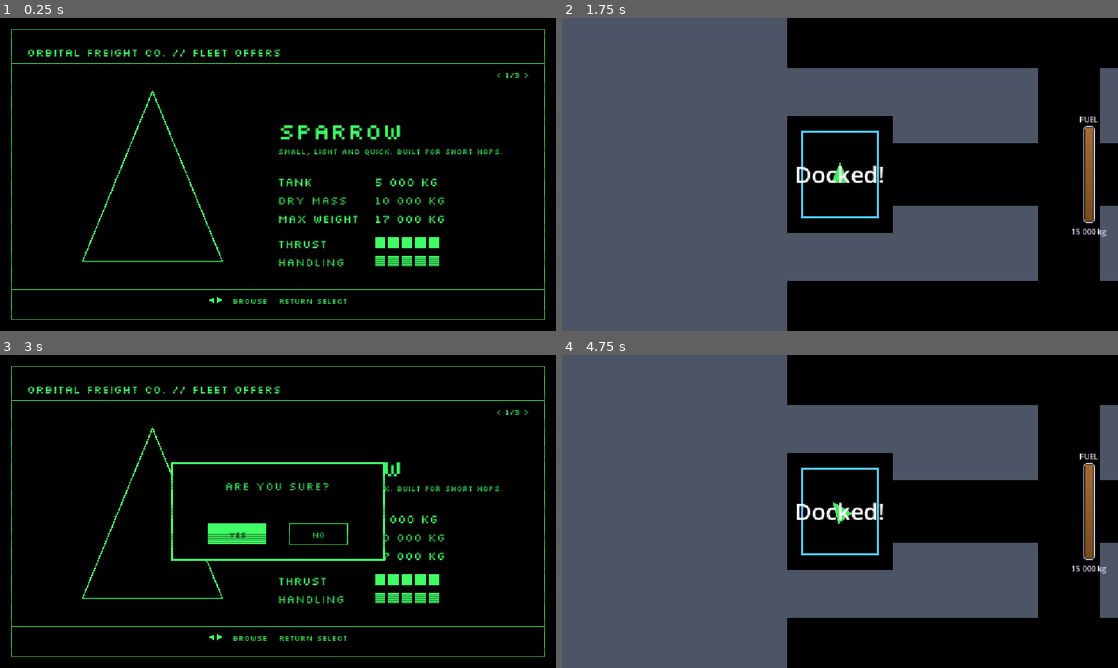
Above: before the commit, frames 1-4 (two rows, left to right).
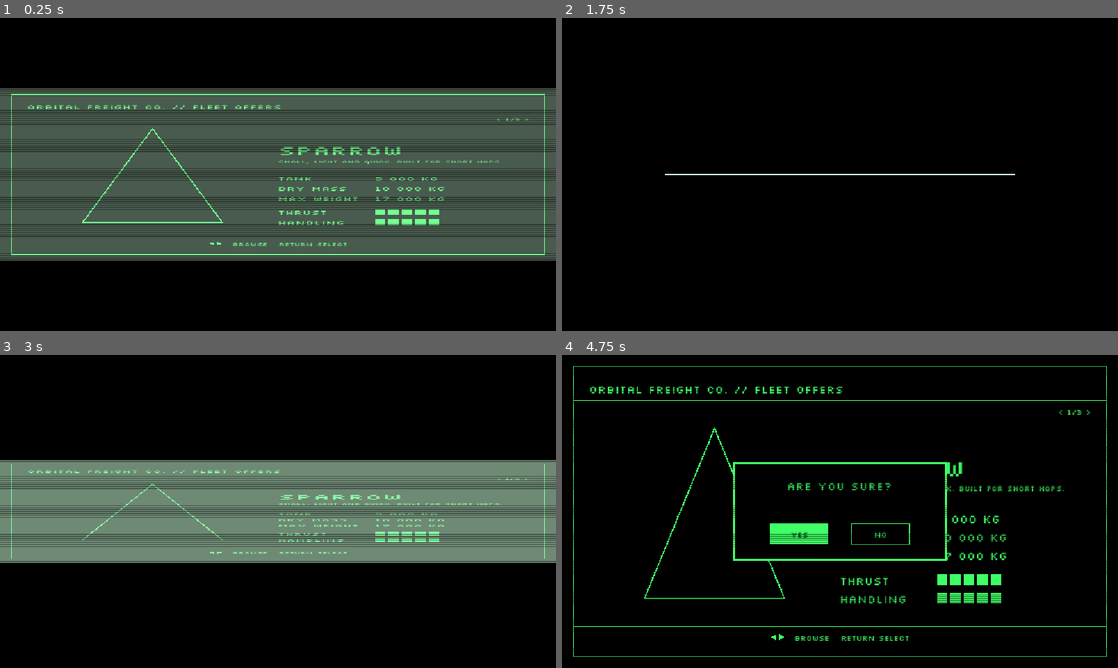
Above: after the commit, the same moments.

Repository: pkopczynski/lunar-lander
Game: Godot game, scene res://main.tscn
Two runs of this game, one before a commit and one after it. Both use one fixed random seed, a clock stepped at 60 frames per second and the inputs below.
Inputs (mouse positions are in pixels of both pictures, inside the frame that each line leads up to):
- Up to frame 1 (0.25 s): no input
- Up to frame 2 (1.75 s): tap Enter (ui_accept) at 0.5, 1.35, 1.52 s; move the mouse to (962, 158) at 0.52 s; hold Right (ui_right) 0.53-1.28 s; hold Enter (ui_accept) 0.53-1.28 s; click (962, 158) at 0.67 s; move the mouse to (728, 190) at 1.27 s; hold - (weight_down) from 1.28 s (still down)
- Up to frame 3 (3 s): tap Enter (ui_accept) at 1.82, 2.85 s; move the mouse to (333, 442) at 2.02 s; release - (weight_down) at 2.03 s; hold Right (ui_right) 2.03-2.78 s; hold Enter (ui_accept) 2.03-2.78 s; tap R (restart) at 2.75 s; move the mouse to (250, 574) at 2.77 s; hold Up (ui_up) from 2.78 s (still down); click (250, 574) at 2.92 s
- Up to frame 4 (4.75 s): tap Enter (ui_accept) at 3.02, 3.32, 4.35, 4.52 s; move the mouse to (1006, 558) at 3.52 s; release Up (ui_up) at 3.53 s; hold Enter (ui_accept) 3.53-4.28 s; hold Left (ui_left) from 3.53 s (still down); tap R (restart) at 4.15 s; move the mouse to (673, 464) at 4.27 s

The runs differ from the first frame. In frame 1, 57% of the frame differs, in the area x 0-100%, y 3-97%; in frame 2, 62%; in frame 3, 36%; in frame 4, 64%, in the area x 0-100%, y 0-100%.

Commit message:
feat: add CRT power-on/off effect to the Office Terminal
The Terminal powers on (~0.3 s) when the Office opens at run start or for a
Ship swap, and powers off before the flight view shows when a ship is
confirmed or a swap is cancelled. Office input is ignored during the effect.
Shared test helpers wait the effect out.

Closes #8

Co-Authored-By: Claude Opus 5.5 <noreply@anthropic.com>

Diff:
--- a/office.gd
+++ b/office.gd
@@ -41,6 +41,16 @@
 # Share of the Offer area's width and height the wireframe picture may fill.
 const PICTURE_SHARE := 0.4
 
+# The CRT power-on/off effect: the picture collapses to a bright line, then a dot
+# (power-off), or grows back from them (power-on). LINE_SHARE is the part of the
+# effect spent on the line and dot.
+const POWER_TIME := 0.3
+const LINE_SHARE := 0.35
+const MIN_PICTURE_SCALE := 0.01
+const GLOW := Color(0.8, 1.0, 0.85)
+const GLOW_WIDTH := 3.0
+const DOT_RADIUS := 4.0
+
 const POPUP_SIZE := Vector2(440, 200)
 const POPUP_BUTTON_SIZE := Vector2(120, 44)
 const POPUP_BUTTON_GAP := 48.0
@@ -54,6 +64,10 @@
 # Whether the Office opened for a Ship swap (rather than at run start), which lets
 # Escape and picking the IN SERVICE Offer cancel it.
 var swapping := false
+# Whether the Terminal is powering on or off. Office input is ignored meanwhile.
+var powering := false
+# How far the Terminal's picture is powered on: 0 is off, 1 fully on.
+var power := 1.0
 
 @onready var lander: Lander = $"../Lander"
 @onready var terminal: Control = $Terminal
@@ -66,6 +80,8 @@
 
 
 func _unhandled_input(event: InputEvent) -> void:
+	if powering:
+		return
 	if popup != PopupKind.NONE:
 		handle_popup_input(event)
 	elif showing:
@@ -117,6 +133,30 @@
 	visible = true
 	popup = PopupKind.NONE
 	get_tree().paused = true
+	power_to(1.0)
+
+
+# Powers the Terminal off, closes the Office, then calls after_closing: the flight
+# view shows only once the effect is over.
+func power_off(after_closing: Callable) -> void:
+	popup = PopupKind.NONE
+	power_to(0.0, func() -> void:
+		close()
+		after_closing.call())
+
+
+func power_to(target: float, done := Callable()) -> void:
+	powering = true
+	var tween := create_tween().set_process_mode(Tween.TWEEN_PROCESS_PHYSICS)
+	tween.tween_method(set_power, 1.0 - target, target, POWER_TIME)
+	tween.tween_callback(func() -> void:
+		powering = false
+		if done.is_valid():
+			done.call())
+
+
+func set_power(value: float) -> void:
+	power = value
 	terminal.queue_redraw()
 
 
@@ -147,9 +187,10 @@
 		else:
 			decline_swap()
 	elif yes:
-		close()
-		lander.become(selected_offer())
-		lander.start_docked()
+		var type := selected_offer()
+		power_off(func() -> void:
+			lander.become(type)
+			lander.start_docked())
 	else:
 		popup = PopupKind.NONE
 
@@ -163,9 +204,13 @@
 
 
 # Back to the dock as before: the ship stays as it is and refuels after the usual delay.
+# From the Offer screen the Terminal powers off first; the swap popup just closes.
 func decline_swap() -> void:
-	close()
-	lander.resume_docked()
+	if showing:
+		power_off(lander.resume_docked)
+	else:
+		close()
+		lander.resume_docked()
 
 
 # Observable state
@@ -220,6 +265,34 @@
 			draw_popup(screen)
 		return
 	terminal.draw_rect(screen, BLACK)
+	if power <= LINE_SHARE:
+		draw_power_line(screen, power / LINE_SHARE)
+		return
+	# The picture grows from (or shrinks to) the bright line across the middle.
+	var picture_scale := maxf(ease((power - LINE_SHARE) / (1.0 - LINE_SHARE), 2.0), MIN_PICTURE_SCALE)
+	var centre := screen.get_center()
+	var scale := Vector2(1.0, picture_scale)
+	terminal.draw_set_transform(centre - centre * scale, 0.0, scale)
+	draw_screen(screen)
+	if picture_scale < 1.0:
+		terminal.draw_rect(screen, Color(GLOW, 0.8 * (1.0 - picture_scale)))
+	terminal.draw_set_transform(Vector2.ZERO)
+	draw_scanlines(screen)
+
+
+# The first or last moment of the effect: a dot that stretches into a line across
+# the screen as `stretch` goes from 0 to 1.
+func draw_power_line(screen: Rect2, stretch: float) -> void:
+	var centre := screen.get_center()
+	var half_width := screen.size.x / 2.0 * ease(stretch, 2.0)
+	if half_width < DOT_RADIUS:
+		terminal.draw_circle(centre, DOT_RADIUS, GLOW)
+	else:
+		terminal.draw_line(centre - Vector2(half_width, 0.0), centre + Vector2(half_width, 0.0), GLOW, GLOW_WIDTH)
+
+
+# The Terminal's picture: frame, header, Offer, key hint and any popup.
+func draw_screen(screen: Rect2) -> void:
 	var frame := screen.grow(-MARGIN)
 	terminal.draw_rect(frame, GREEN, false, BORDER_WIDTH)
 	var inner := frame.grow(-PADDING)
@@ -239,7 +312,6 @@
 	draw_offer(offer_area)
 	if popup != PopupKind.NONE:
 		draw_popup(screen)
-	draw_scanlines(screen)
 
 
 func draw_offer(area: Rect2) -> void:
--- a/tests/scene_test.gd
+++ b/tests/scene_test.gd
@@ -5,6 +5,7 @@
 const MAIN_SCENE := "res://main.tscn"
 const PHYSICS_FPS := 60.0
 const RESTART_TIMEOUT_FRAMES := 600
+const POWER_TIMEOUT_FRAMES := 120
 
 var tree: SceneTree
 var failures: Array[String] = []
@@ -17,6 +18,7 @@
 	# The new scene is added on the next frame and becomes ready on the one after.
 	await tree.process_frame
 	await tree.process_frame
+	await wait_for_terminal()
 
 
 func finish() -> void:
@@ -63,6 +65,7 @@
 	check(office().selected_offer().name == type_name, "the Office should offer the %s" % type_name)
 	await press(&"ui_accept")
 	await press(&"ui_accept")
+	await wait_for_terminal()
 	check(not office().showing, "choosing the %s should close the Office" % type_name)
 
 
@@ -190,15 +193,27 @@
 	Input.parse_input_event(event)
 
 
-# Presses R and waits until the reloaded main scene is ready.
-func restart() -> void:
+# Presses R and waits until the reloaded main scene is ready and, unless
+# wait_for_power is false, until the Terminal has powered on.
+func restart(wait_for_power := true) -> void:
 	var old_scene := main()
 	await press(&"restart")
 	for i in RESTART_TIMEOUT_FRAMES:
 		if main() != old_scene and main() != null and main().is_node_ready():
+			if wait_for_power:
+				await wait_for_terminal()
 			return
 		await tree.process_frame
 	check(false, "R should have reloaded the scene")
+
+
+# Waits out the Terminal's CRT power-on/off effect, if one is running.
+func wait_for_terminal() -> void:
+	for i in POWER_TIMEOUT_FRAMES:
+		if not office().powering:
+			return
+		await frames(1)
+	check(false, "the Terminal's power-on/off effect should finish")
 
 
 # Time
--- /dev/null
+++ b/tests/test_crt.gd
@@ -0,0 +1,100 @@
+extends "res://tests/scene_test.gd"
+# The Terminal's CRT power-on/off effect (~0.3 s).
+
+
+# R reloads the scene, which starts a new run on the Office.
+func test_the_office_powers_on_at_run_start() -> void:
+	await choose_ship()
+	await restart(false)
+	check(office().showing, "the Office should show at run start")
+	check(office().powering, "the Terminal should be powering on at run start")
+	await seconds(0.15)
+	check(office().powering, "power-on should still be running after 0.15 s")
+	await seconds(0.25)
+	check(not office().powering, "power-on should be over after 0.4 s")
+	check(office().showing, "the Office should still show after power-on")
+
+
+func test_return_during_power_on_does_nothing() -> void:
+	await choose_ship()
+	await restart(false)
+	await press(&"ui_accept")
+	check(office().popup == Office.PopupKind.NONE, "Return during power-on should not open ARE YOU SURE?")
+	await wait_for_terminal()
+	await press(&"ui_accept")
+	check(office().popup == Office.PopupKind.ARE_YOU_SURE, "Return after power-on should open ARE YOU SURE?")
+
+
+func test_confirming_a_ship_powers_off_before_the_flight_view_shows() -> void:
+	await press(&"ui_right")
+	check(office().selected_offer().name == "Mule", "Right should browse to the Mule")
+	await press(&"ui_accept")
+	await press(&"ui_accept")
+	check(office().popup == Office.PopupKind.NONE, "Yes should close ARE YOU SURE?")
+	check(office().powering, "Yes should power the Terminal off")
+	check(office().showing, "the Terminal should cover the flight view during power-off")
+	check(tree.paused, "the world should stay paused during power-off")
+	await seconds(0.4)
+	check(not office().powering, "power-off should be over after 0.4 s")
+	check(not office().showing, "the flight view should show after power-off")
+	check(not tree.paused, "the world should run after power-off")
+	check(lander().ship_type.name == "Mule", "the ship should be the Mule, got %s" % lander().ship_type.name)
+	check(lander().docked, "the Mule should be Docked")
+
+
+func test_holding_return_through_power_off_does_not_select_again() -> void:
+	await press(&"ui_accept")
+	hold(&"ui_accept")
+	await seconds(1.0)
+	release(&"ui_accept")
+	await frames(1)
+	check(not office().showing, "the Office should stay closed")
+	check(office().popup == Office.PopupKind.NONE, "holding Return should not open a popup")
+	check(lander().docked and lander().ship_type.name == "Sparrow", "the Sparrow should be Docked")
+
+
+func test_return_during_power_off_does_nothing() -> void:
+	await press(&"ui_accept")
+	await press(&"ui_accept")
+	await press(&"ui_accept")
+	await press(&"ui_left")
+	await seconds(0.4)
+	check(not office().showing, "the Office should close after power-off")
+	check(office().popup == Office.PopupKind.NONE, "input during power-off should not open a popup")
+	check(lander().ship_type.name == "Sparrow", "input during power-off should not change the ship")
+
+
+func test_yes_in_the_swap_popup_powers_the_terminal_on() -> void:
+	await choose_ship()
+	await dock_in_spot()
+	await press(&"ui_left")
+	await press(&"ui_accept")
+	check(office().showing, "Yes should open the Office")
+	check(office().powering, "Yes should power the Terminal on")
+	await press(&"ui_accept")
+	check(office().showing and office().popup == Office.PopupKind.NONE,
+		"Return during power-on should not pick the IN SERVICE Offer")
+	await wait_for_terminal()
+	check(office().in_service_shown(), "the IN SERVICE Offer should show after power-on")
+
+
+func test_cancelling_a_swap_powers_off_before_the_flight_view_shows() -> void:
+	await choose_ship()
+	await dock_in_spot()
+	await press(&"ui_left")
+	await press(&"ui_accept")
+	await wait_for_terminal()
+	await press(&"ui_cancel")
+	check(office().powering, "Escape should power the Terminal off")
+	check(office().showing and tree.paused, "the Terminal should cover the paused world during power-off")
+	await seconds(0.4)
+	check(not office().showing and not tree.paused, "the flight view should show after power-off")
+	check(lander().docked, "the ship should stay Docked")
+
+
+func test_no_in_the_swap_popup_closes_it_without_an_effect() -> void:
+	await choose_ship()
+	await dock_in_spot()
+	await press(&"ui_accept")
+	check(not office().powering, "the swap popup is not the Terminal, so No plays no effect")
+	check(office().popup == Office.PopupKind.NONE and not office().showing, "No should close the swap popup")
--- a/tests/test_office.gd
+++ b/tests/test_office.gd
@@ -20,6 +20,7 @@
 func test_yes_puts_the_chosen_ship_docked_in_the_parking_spot_with_a_full_tank() -> void:
 	await press(&"ui_accept")
 	await press(&"ui_accept")
+	await wait_for_terminal()
 	var ship := lander()
 	check(not office().showing, "Yes should hide the Office")
 	check(office().popup == Office.PopupKind.NONE, "no popup should stay open, and no swap popup at run start")
--- a/tests/test_ship_swap.gd
+++ b/tests/test_ship_swap.gd
@@ -97,6 +97,7 @@
 	await press(&"ui_left")
 	check(office().selected_button == Office.Choice.YES, "Left should select Yes")
 	await press(&"ui_accept")
+	await wait_for_terminal()
 
 
 func test_choosing_another_ship_type_puts_it_in_the_same_parking_spot() -> void:
@@ -146,6 +147,7 @@
 	await answer_swap_yes()
 	check(office().in_service_shown(), "the Office should show the IN SERVICE Halo")
 	await press(action)
+	await wait_for_terminal()
 	check(not office().showing, "%s on the IN SERVICE Offer should close the Office" % action)
 	check(office().popup == Office.PopupKind.NONE, "%s should not leave a popup open" % action)
 	check(not tree.paused, "the world should run again")
Not shown, added: tests/test_ship_swap.gd.uid
